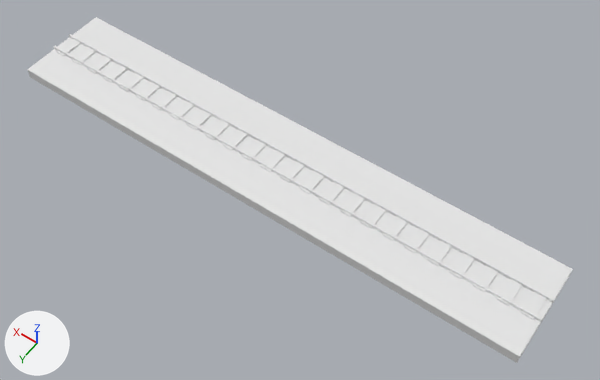
An edit to the glTF model assets/models/Terrain/terrain1.glb, drawn before and after from the same camera.
The view is the same before and after, from a 50 mm camera at (-28.1, 35.5, 54.2) aimed at (-2.8, 0.2, -1.3). The axes (+X, +Y, +Z) are drawn at lower left. The lights are the same throughout. The first picture is the older version.

Objects in the first picture: 'Ground1', 'Rail1'.
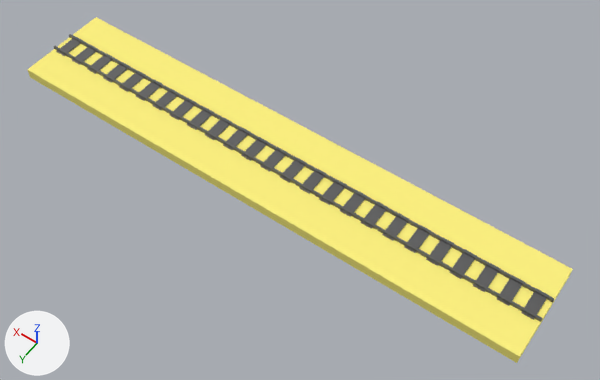
Patch to the scene script:
```diff
--- a/assets/models/Terrain/terrain1.glb.py
+++ b/assets/models/Terrain/terrain1.glb.py
@@ mat_material_002 @@
+mat_material_002 = principled_material('Material.002')
+mat_material_002.base_color = (0.139, 0.139, 0.139)  # dark grey #686868
+mat_material_002.metallic = 0.48
+mat_material_002.roughness = 0.469
@@ mat_material_001 @@
+mat_material_001 = principled_material('Material.001')
+mat_material_001.base_color = (1.0, 0.892, 0.21)  # yellow #fff27e
+mat_material_001.roughness = 1.0
@@ me_cube @@
 me_cube.from_pydata(...)  # 8 vertices, 12 faces; spans x -25.0..25.0, y -4.5..4.5, z -0.5..0.5
-me_cube.materials.append(mat_material)  # white #e7e7e7
+me_cube.materials.append(mat_material_001)  # yellow #fff27e
@@ me_cube_055 @@
 me_cube_055.from_pydata(...)  # 216 vertices, 324 faces; spans x -25.0..25.0, y -1.2..1.2, z 0.3..0.8
+me_cube_055.materials.append(mat_material_002)  # dark grey #686868
```

Changed parts and their boxes (x1, y1, x2, y2) in the pictures (600 x 380 px):
'Ground1', recoloured (white to yellow)
    both: (27, 17, 573, 363)
'Rail1', recoloured
    both: (54, 34, 554, 322)
